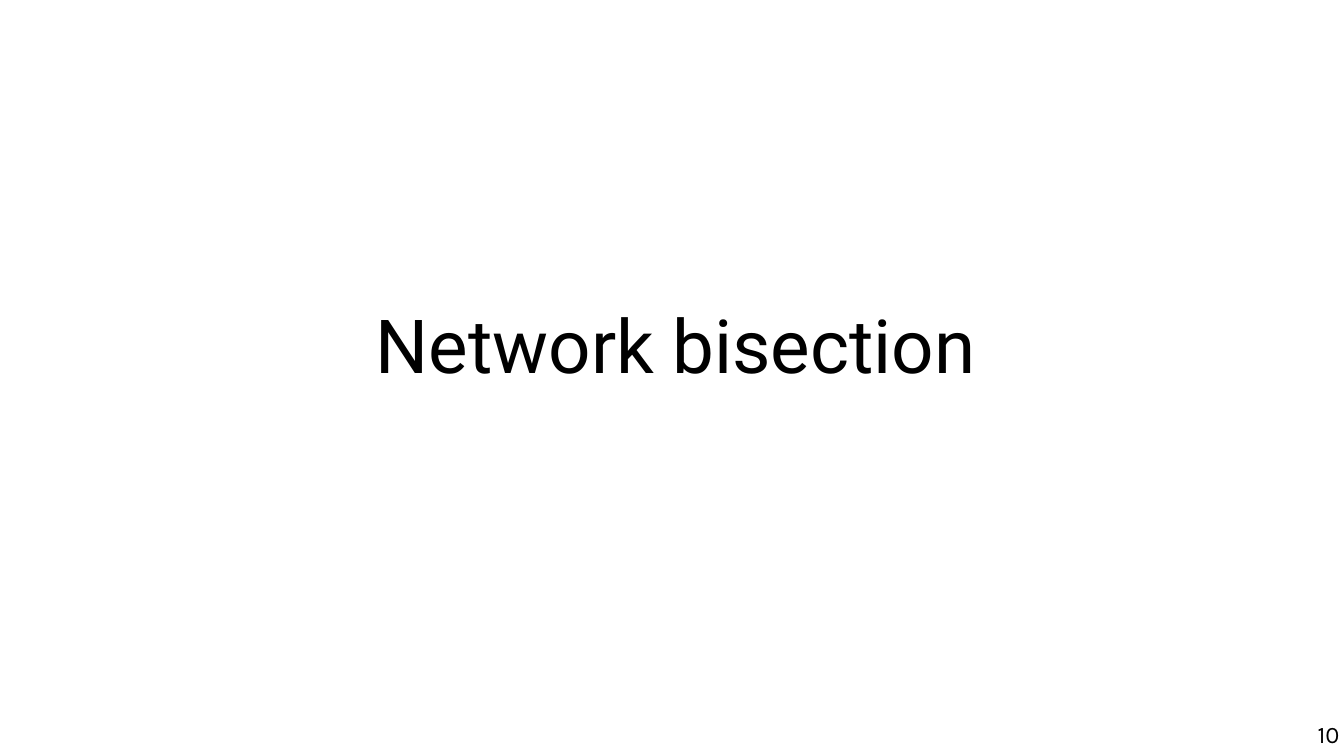
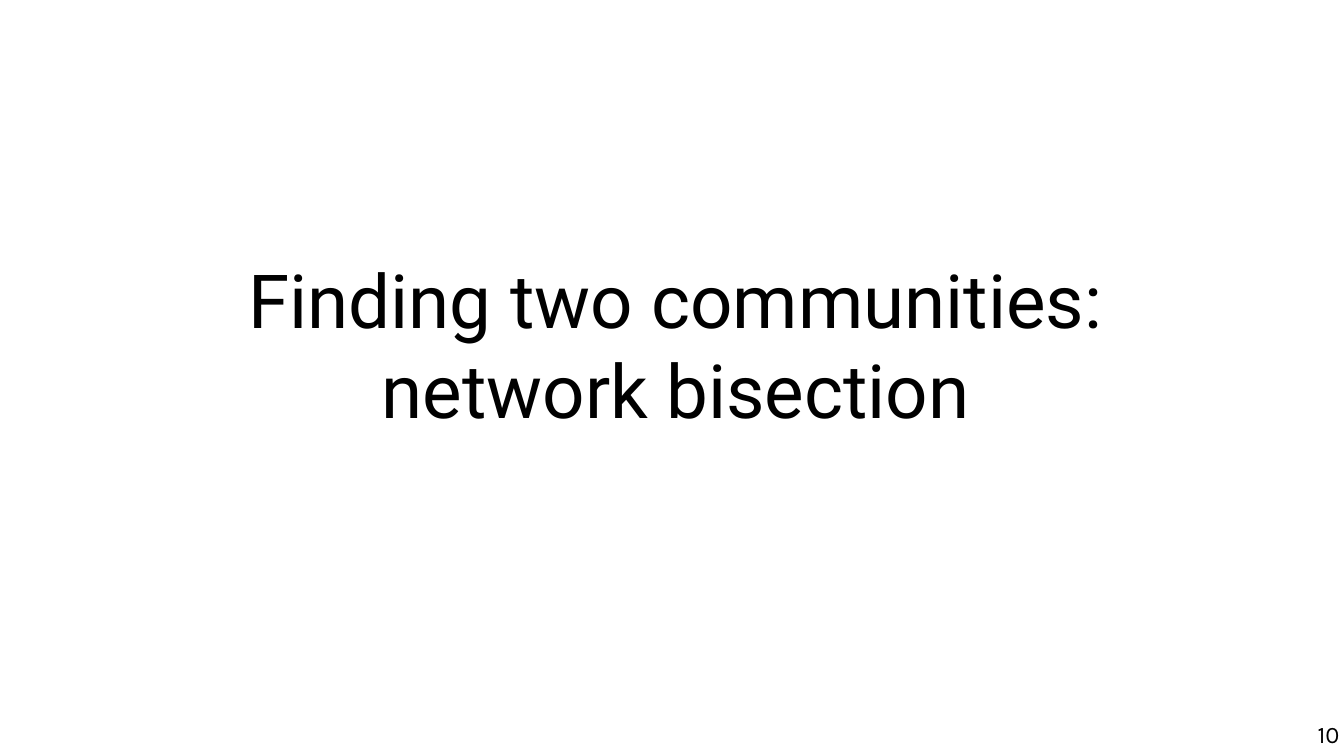
Before and after one commit to chatox/networks-science-course, a slide deck: slide 10 of theory/odp/tt21-finding_communities.odp. Drawn at 1344x756 pixels with LibreOffice and Linux fonts; fonts in the diff are those of the drawing. Boxes give left, top, right and bottom in pixels: in the first picture for what was removed or moved away, otherwise in the second. Text is boxed around its words. In the diff, an @@ line names an element or a change of style, - is before the commit and + after.

```diff
--- a/theory/odp/tt21-finding_communities.odp
+++ b/theory/odp/tt21-finding_communities.odp
@@ title at (248, 272, 1102, 419): text changed @@
-Network bisection
+Finding two communities:
+network bisection
```
Also in this commit, not shown: 2 other slides changed, 2 slides added, 2 slides removed, 3 other files.
